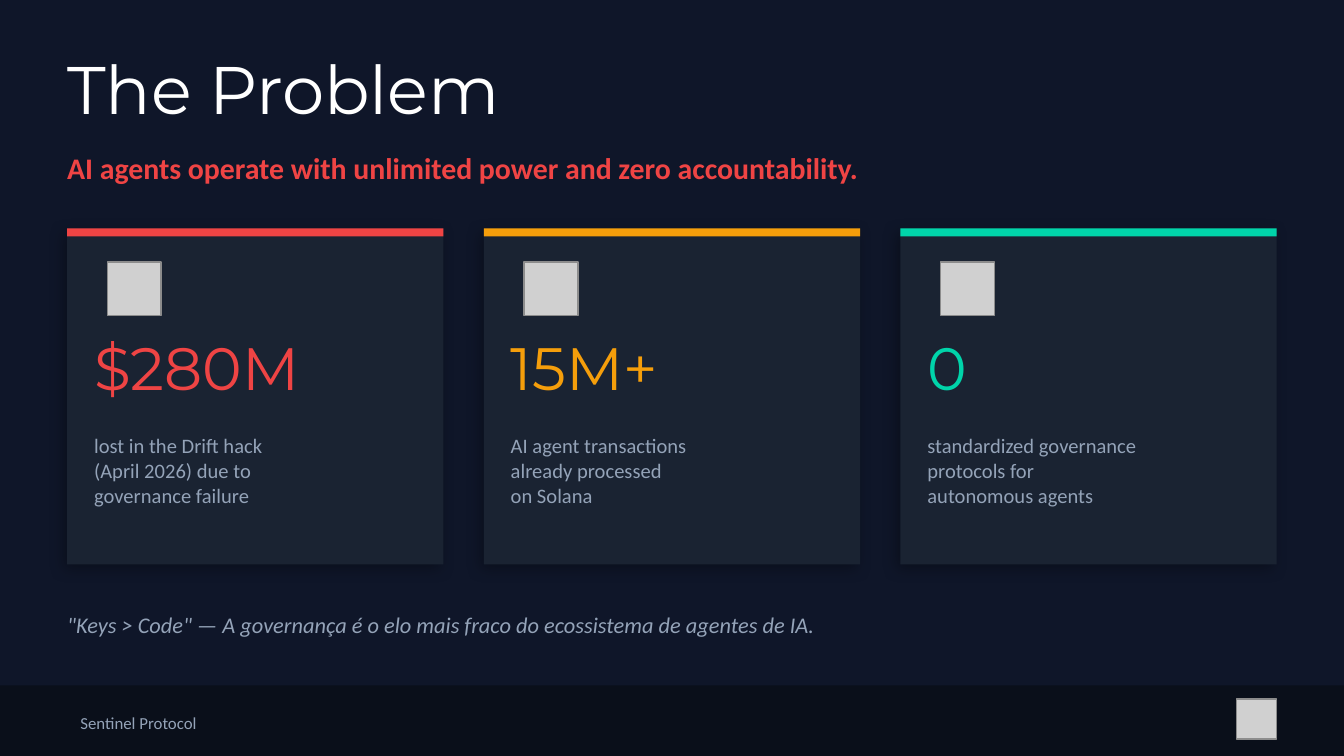
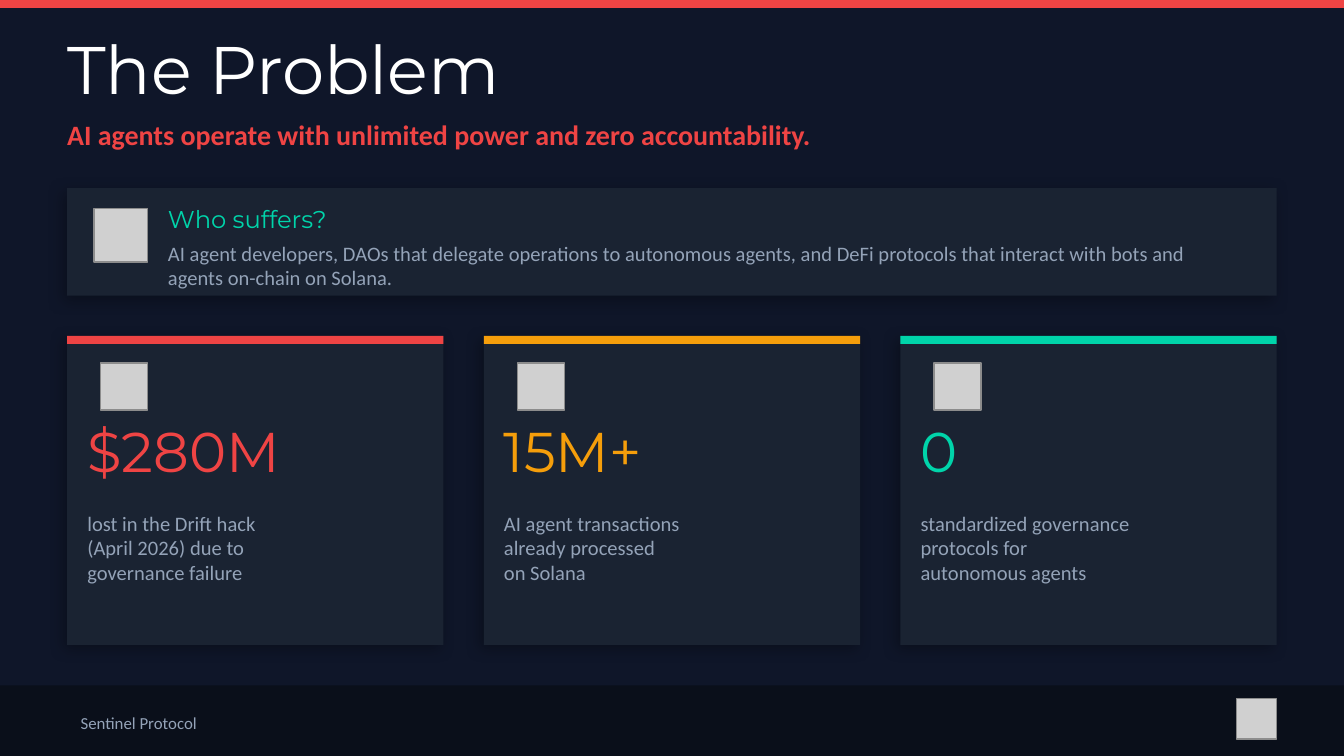
Before and after one commit to aquental/sentinel-protocol, a slide deck: slide 1 of slides/Sentinel_Protocol_Pitch_Deck_EN.pptx (slide 2 before the commit). Drawn at 1344x756 pixels with LibreOffice and Linux fonts; fonts in the diff are those of the drawing; grey boxes stand for pictures. Boxes give left, top, right and bottom in pixels: in the first picture for what was removed or moved away, otherwise in the second. Text is boxed around its words. In the diff, an @@ line names an element or a change of style, - is before the commit and + after.

```diff
--- a/slides/Sentinel_Protocol_Pitch_Deck_EN.pptx
+++ b/slides/Sentinel_Protocol_Pitch_Deck_EN.pptx
@@ rectangle added at [0,0,1344,8], fill #EF4444 @@
@@ text "The Problem": place and size @@
-text "The Problem" at [67,64,499,115]
+text "The Problem" at [67,44,499,95]
@@ text "AI agents operate with unlimited ...": place and size @@
-text "AI agents operate with unlimited ..." at [67,158,858,184]
+text "AI agents operate with unlimited ..." at [67,125,810,150]
@@ text "AI agents operate with unlimited ..." at [67,125,810,150]: size 16 to 15 pt @@
@@ rectangle added at [67,188,1277,296], fill #1A2332 @@
@@ picture added at [94,208,148,262] @@
@@ text added at [168,210,327,228], 13 pt, text #00D4AA @@
+Who suffers?
@@ text added at [168,247,1183,289], 11 pt, text #94A3B8 @@
+AI agent developers, DAOs that delegate operations to autonomous agents, and DeFi protocols that interact with bots and agents on-chain on Solana.
@@ rectangle: place and size @@
-rectangle at [67,228,444,564]
+rectangle at [67,336,444,645]
@@ rectangle: place and size @@
-rectangle at [484,228,860,564]
+rectangle at [484,336,860,645]
@@ rectangle: place and size @@
-rectangle at [900,228,1277,564]
+rectangle at [900,336,1277,645]
@@ 3 rectangles: place and size @@
-3 rectangles at [67,228,1277,237]
+3 rectangles at [67,336,1277,344]
@@ picture: place and size @@
-picture at [108,262,161,316]
+picture at [101,363,148,410]
@@ picture: place and size @@
-picture at [524,262,578,316]
+picture at [517,363,564,410]
@@ picture: place and size @@
-picture at [941,262,995,316]
+picture at [934,363,981,410]
@@ text "$280M": place and size @@
-text "$280M" at [94,341,299,397]
+text "$280M" at [87,426,279,479]
@@ text "15M+": place and size @@
-text "15M+" at [511,348,658,391]
+text "15M+" at [504,432,641,473]
@@ size 32 to 30 pt in 3 elements at [87,426,279,479], [504,432,641,473], [921,432,958,473] @@
@@ text "0": place and size @@
-text "0" at [927,348,967,391]
+text "0" at [921,432,958,473]
@@ text "lost in the Drift hack": place and size @@
-text "lost in the Drift hack" at [94,439,262,507]
+text "lost in the Drift hack" at [87,517,256,584]
@@ text "AI agent transactions": place and size @@
-text "AI agent transactions" at [511,439,686,503]
+text "AI agent transactions" at [504,517,679,580]
@@ text "standardized governance": place and size @@
-text "standardized governance" at [927,439,1136,507]
+text "standardized governance" at [921,517,1129,584]
@@ text removed at [67,617,814,637] @@
-"Keys > Code" — A governança é o elo mais fraco do ecossistema de agentes de IA.
```
Also in this commit, not shown: 2 other slides changed, 5 slides added, 14 slides removed, 2 other files.
